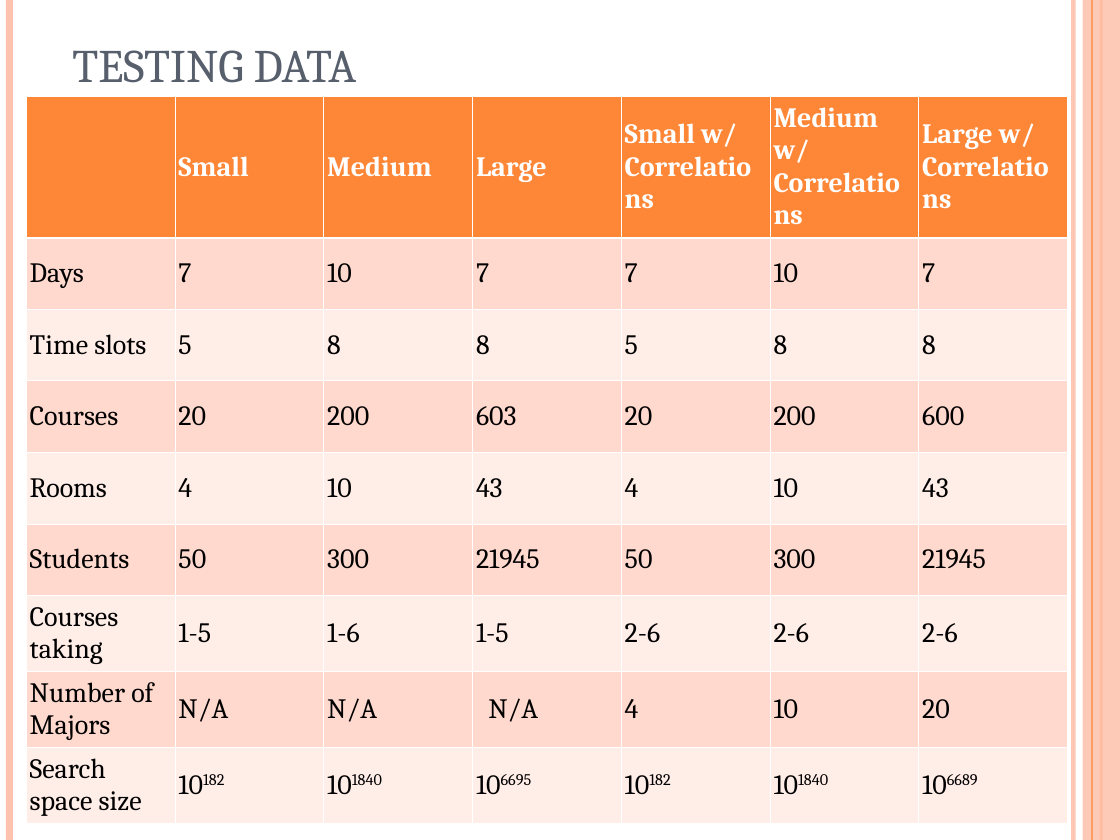
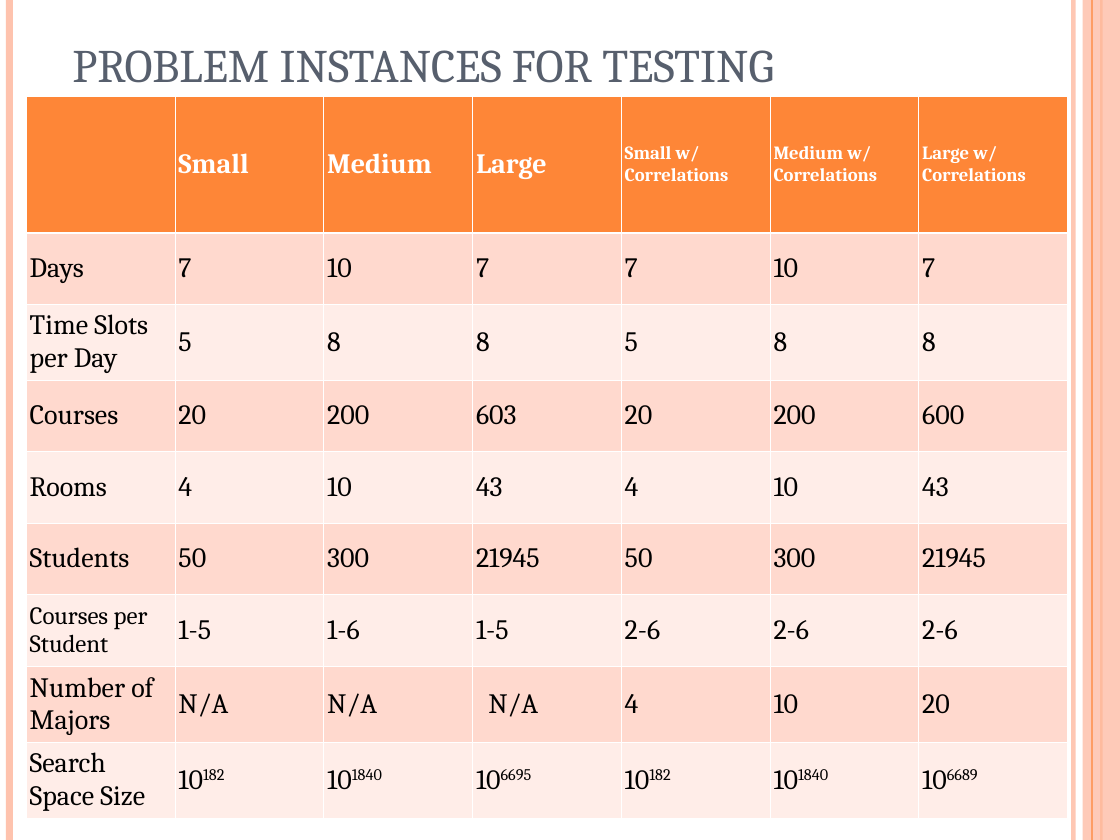
Before and after one commit to putrakoreng/csc384-genetic-algorithms-project, a slide deck: slide 14 of GA_TestBench/Data Files/presentation.ppt (slide 9 before the commit). Drawn at 1120x840 pixels with LibreOffice and Linux fonts; fonts in the diff are those of the drawing. Boxes give left, top, right and bottom in pixels: in the first picture for what was removed or moved away, otherwise in the second. Text is boxed around its words. In the diff, an @@ line names an element or a change of style, - is before the commit and + after.

```diff
--- a/GA_TestBench/Data Files/presentation.ppt
+++ b/GA_TestBench/Data Files/presentation.ppt
@@ title at (x1=72, y1=50, x2=773, y2=83): text changed @@
-TESTING DATA
+PROBLEM INSTANCES FOR TESTING
@@ table at (x1=26, y1=96, x2=1068, y2=815) @@
-row 3, column 1: Time slots
+row 3, column 1: Time Slots per Day
-row 7, column 1: Courses taking
+row 7, column 1: Courses per Student
-row 9, column 1: Search space size
+row 9, column 1: Search Space Size
@@ size 18 to 12 pt in "Small w/ Correlations", "Medium w/ Correlations", "Large w/ Correlations" @@
```
Also in this commit, not shown: 7 other slides changed, 9 slides added, 7 slides removed, 1 other file.
